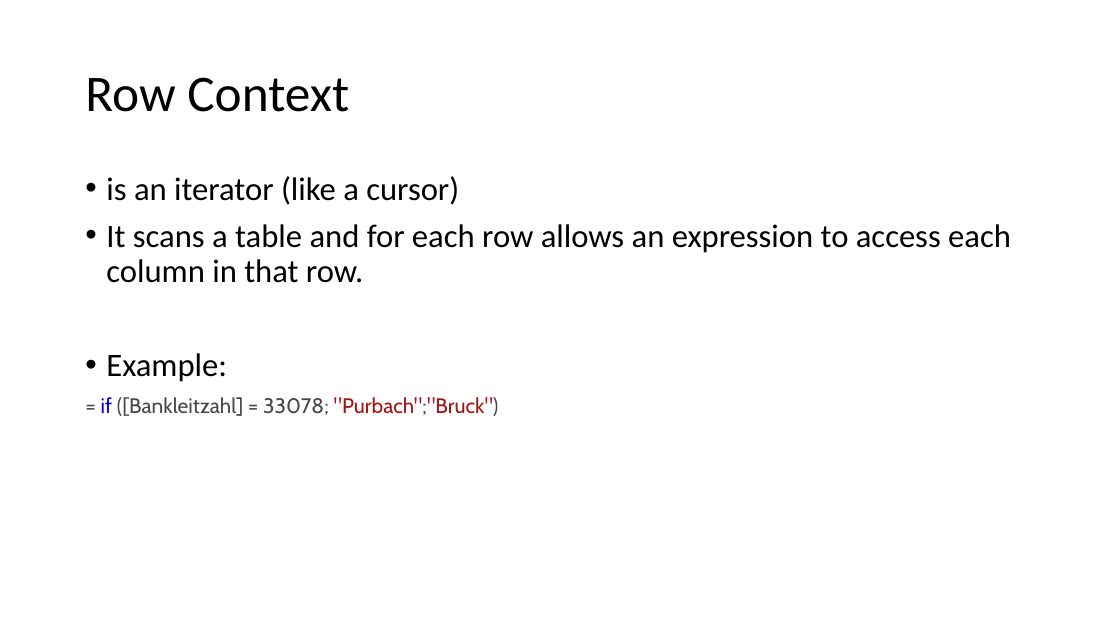
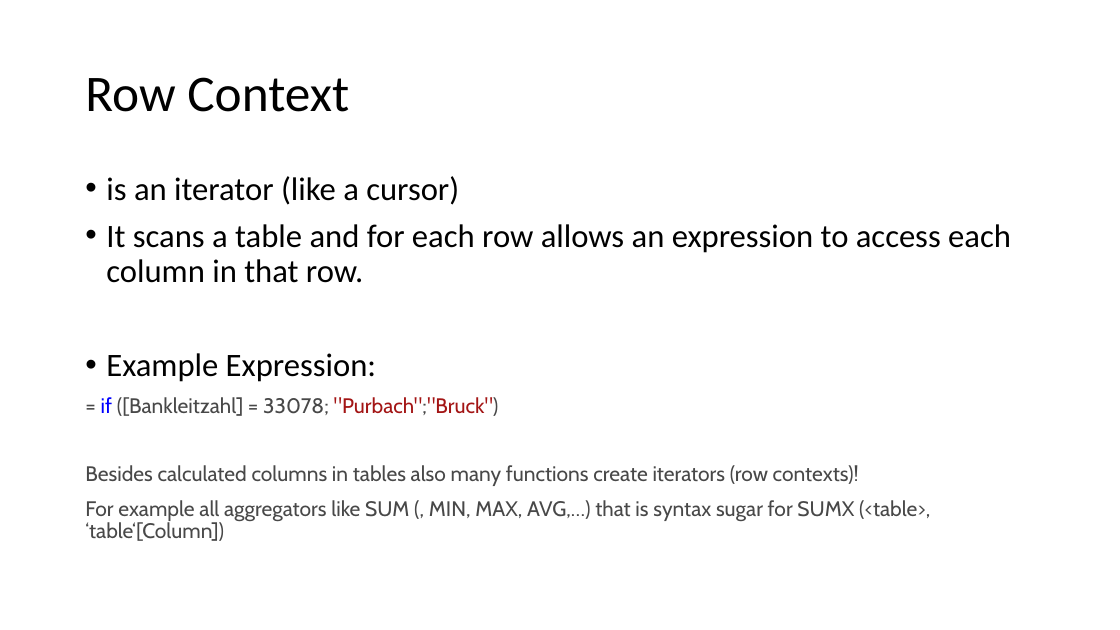
Before and after one commit to LukasSteindl/tabularmodelforfinance, a slide deck: slide 35 of Slides.pptx (slide 30 before the commit). Drawn at 1120x630 pixels with LibreOffice and Linux fonts; fonts in the diff are those of the drawing. Boxes give left, top, right and bottom in pixels: in the first picture for what was removed or moved away, otherwise in the second. Text is boxed around its words. In the diff, an @@ line names an element or a change of style, - is before the commit and + after.

```diff
--- a/Slides.pptx
+++ b/Slides.pptx
@@ text at <box>106,353,376,382</box>: text changed @@
-• Example:
+• Example Expression:
@@ text at <box>85,465,930,541</box>: paragraphs added @@
+Besides calculated columns in tables also many functions create iterators (row contexts)!
+For example all aggregators like SUM (, MIN, MAX, AVG,…) that is syntax sugar for SUMX (<table>, ‘table‘[Column])
```
Also in this commit, not shown: 5 other slides changed, 5 slides added, 1 other file.
